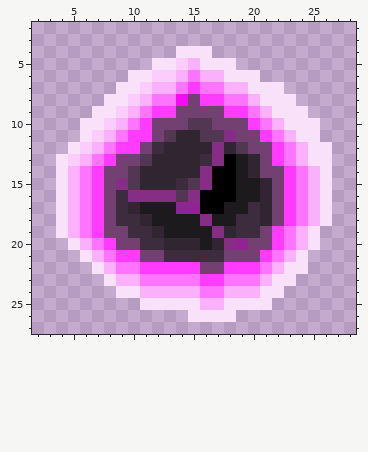
Two states of a pixel-art sprite, public/assets/img/fragment.png. The picture above was drawn from the file before the commit.
The file is 32x32 pixels. Shown: x 2..28, y 2..27.
Once edited:
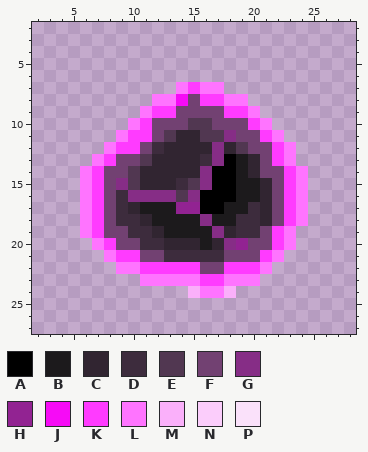
Palette (. is transparent): A #000000  B #1c1a1c  C #312531  D #3d2c3d  E #513751  F #724172  G #862d86  H #922392  J #f60bf6  K #ff3bff  L #ff74ff  M #fab0fa  N #fbcdfb  P #fae1fa
Change:
@@ x 2..28 @@
  3 ...........................
- 4 ............PPP............
- 5 ..........PPNMPPP..........
- 6 ........PPNNMLMMPPP........
- 7 .......PPNMMLKLLMMPPP......
- 8 ......PPNMLLJFKKLLMPPP.....
- 9 .....PPNMLKKFFFFKKLMPPP....
-10 ....PPNMLKFFFEEFFFKLMPPP...
-11 ....PNMLKKFECCEEGFFKLMPP...
-12 ...PNMLKKFDCCCCGCEFFKLMPP..
-13 ..PNMLKFFECCCCDGABCFKLMPP..
-14 ..PMLKFFECCCCCGAABCFFKLMP..
-15 ..PMLKFGECCCDEGAABBCFKLMP..
-16 ..PMLKFDGGGGEGAAABBCFKLMP..
-17 ..PMLKFDCBBBHHAABBDCFKLMP..
-18 ..PMLKFDDCBBBBGBBDDCFKLMP..
-19 ..PMLKFFDDCBBBBGCDDFKLMP...
-20 ...PMLKFFDDCCCBCGHFFKLMP...
-21 ....PMLKKFFDDDDDFFFKLMP....
-22 .....PMLLKKKKKFFKKKLMPP....
-23 ......PMMLLLLLKKLLLMPP.....
-24 .......PPMMMMMLLMMMPP......
-25 .........PPPPPMMPPPP.......
-26 .............PPPP..........
+ 4 ...........................
+ 5 ...........................
+ 6 ...........................
+ 7 ............LKLL...........
+ 8 ..........LLJFKKLL.........
+ 9 .........LKKFFFFKKL........
+10 ........LKFFFEEFFFKL.......
+11 .......LKKFECCEEGFFKL......
+12 ......LKKFDCCCCGCEFFKL.....
+13 .....LKFFECCCCDGABCFKL.....
+14 ....LKFFECCCCCGAABCFFKL....
+15 ....LKFGECCCDEGAABBCFKL....
+16 ....LKFDGGGGEGAAABBCFKL....
+17 ....LKFDCBBBHHAABBDCFKL....
+18 ....LKFDDCBBBBGBBDDCFKL....
+19 ....LKFFDDCBBBBGCDDFKL.....
+20 .....LKFFDDCCCBCGHFFKL.....
+21 ......LKKFFDDDDDFFFKL......
+22 .......LLKKKKKFFKKKL.......
+23 .........LLLLLKKLLL........
+24 .............MLLM..........
+25 ...........................
+26 ...........................
 27 ...........................
Where, in picture pixels (left, top, right, bottom), the same in both pictures:
erased: (56, 46, 332, 322)
